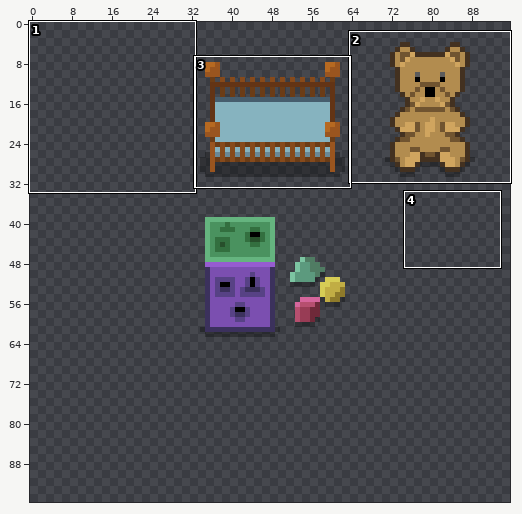
Edited in one commit: sprite sheet (assets/props/icons/buy_menu_icons.png). The first picture is a wide view before the edit; the outline marks the close-up.
Close-up. First the earlier version:
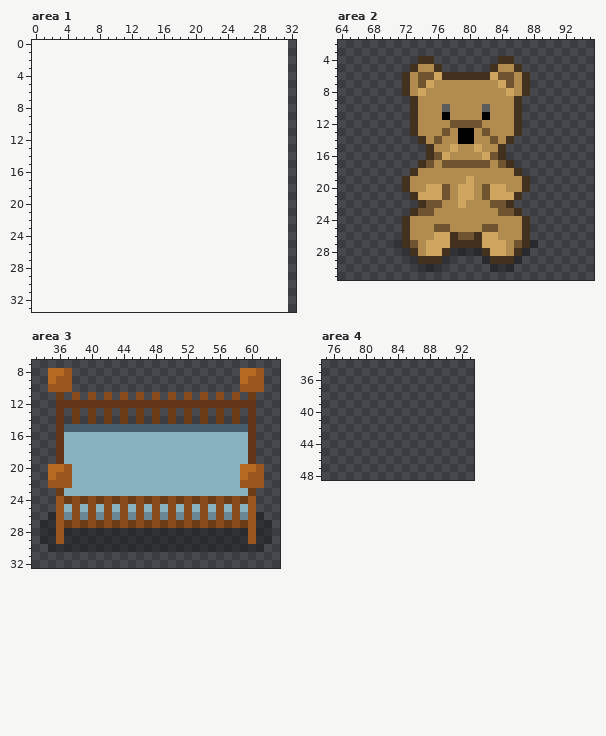
The file is 64x64 pixels. Colours within 5 levels of each other are drawn and written as one. Shown: area 1: x 0..32, y 0..33; area 2: x 64..95, y 2..31; area 3: x 33..63, y 7..32; area 4: x 75..93, y 34..48. The old version is drawn lined up with the new one, on the new canvas. The commit also changed other parts of the picture, which this record leaves out.
The same view after the edit:
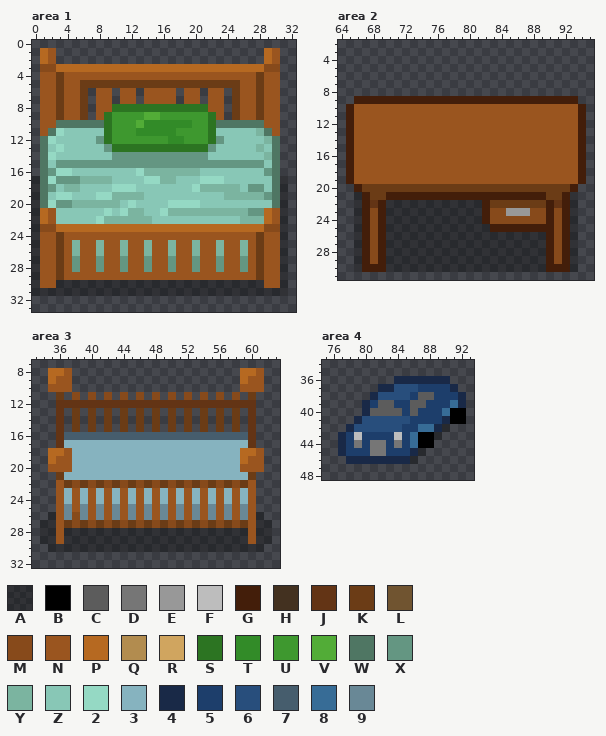
Palette (. is transparent): A #0000004d  B #000000  C #5c5c5c  D #767676  E #989898  F #bdbdbd  G #431e0a  H #433120  J #633415  K #6b3c16  L #705430  M #874a1b  N #9a551f  P #b66921  Q #b28c4f  R #d0a55f  S #2c7422  T #328b28  U #3e982f  V #52ac37  W #4f7663  X #649682  Y #7bb4a0  Z #88c7b6  2 #95d9c4  3 #86b3bf  4 #192947  5 #1d3e6b  6 #284e7c  7 #465d6d  8 #376c96  9 #698896
What changed:
canvas 64x64 -> 96x96, the old top-left corner now at 32,0
Area 1:
y 1..2: x 1..2 .. -> PN; x 29..30 .. -> PN
y 3: x 1..30 .............................. -> MMPPPPPPPPPPPPPPPPPPPPPPPPPPMM
y 4: x 1..30 .............................. -> NNKNNNNNNNNNNNNNNNNNNNNNNNNKNN
y 5: x 1..30 .............................. -> NNKNNKKKKKKKKKKKKKKKKKKKKNNKNN
y 6..7: x 1..6 ...... -> NNKNNK; x 8..9 .. -> NN; x 11..12 .. -> NN; x 14..17 .... -> NNNN; x 19..20 .. -> NN; x 22..23 .. -> NN; x 25..30 ...... -> KNNKNN
y 8: x 1..6 ...... -> NNKNNK; x 8..23 ................ -> NNSSSSSSSSSSSSNN; x 25..30 ...... -> KNNKNN
y 9: x 1..6 ...... -> NNKNNK; x 8..23 ................ -> NSUUUUVVUUUUUUSN; x 25..30 ...... -> KNNKNN
y 10: x 1..30 .............................. -> NNWWWWWWSUUUVTTTTTTUUSWWWWWWNN
y 11: x 1..30 .............................. -> NW2ZZZZZSUUUTTTTTUUUUSZZZZZYWN
y 12: x 1..30 .............................. -> W2ZZZZZXSUUUUUUUTTUUUSXZZZZZYW
y 13: x 1..30 .............................. -> WZ2ZZZZZXSSSSSSSSSSSSXZZZZZYZW
y 14: x 1..30 .............................. -> W2ZZZZZZZXXXXXXXXXXXXZZZZZZZYW
y 15: x 1..30 .............................. -> WZXXXXXXXXXXXXXXXXXXXXXXXXXXZW
y 16: x 1..30 .............................. -> WX22ZZZZZZZZ2YYYYYYYZZZZZZZZXW
y 17: x 0..31 ................................ -> AW2XXXYYYYZZZZ22YYZZZ222ZZZZZZWA
y 18: x 0..31 ................................ -> AWXZYYZZZZ222ZZZZZZZ2YYYYYZXXZWA
y 19: x 0..31 ................................ -> AWZ22ZZZ22YYYYZZZZZZZZZZYYYYYXWA
y 20: x 0..31 ................................ -> AW2XXYYYYYYZ2ZZZZ2222ZZZZZZZZZWA
y 21: x 0..31 ................................ -> APNZZZZZZ2Z2YYZZ2YYYYYYYYYYXXPNA
y 22: x 0..31 ................................ -> APNZZZZZ2YYYYYYZZZZZZZZZZZYYYPNA
y 23: x 0..31 ................................ -> AMMPPPPPPPPPPPPPPPPPPPPPPPPPPMMA
y 24: x 0..31 ................................ -> ANNKNNNNNNNNNNNNNNNNNNNNNNNNKNNA
y 25..26: x 0..31 ................................ -> ANNKNYNNYNNYNNYNNYNNYNNYNNYNKNNA
y 27..28: x 0..31 ................................ -> ANNKNXNNXNNXNNXNNXNNXNNXNNXNKNNA
y 29: x 0..31 ................................ -> ANNKNNNNNNNNNNNNNNNNNNNNNNNNKNNA
y 30: x 0..31 ................................ -> ANNAAAAAAAAAAAAAAAAAAAAAAAAAANNA
y 31: x 0..31 ................................ -> AAAAAAAAAAAAAAAAAAAAAAAAAAAAAAAA
Area 2:
y 4: x 74..75 HH -> ..; x 84..85 HH -> ..
y 5: x 73..76 HQQH -> ....; x 83..86 HQQH -> ....
y 6: x 72..87 HQLLRHHHHHHRLLQH -> ................
y 7: x 72..87 HQLRQQQQQQQQRLQH -> ................
y 8: x 72..87 HQRQQQQQQQQQQRQH -> ................
y 9: x 66..93 .......HQQQQQQQQQQQQH....... -> GGGGGGGGGGGGGGGGGGGGGGGGGGGG
y 10: x 65..94 ........HQQQCQQQQCQQQH........ -> GNNNNNNNNNNNNNNNNNNNNNNNNNNNNG
y 11: x 65..94 ........HQQQBQQQQBQQQH........ -> GNNNNNNNNNNNNNNNNNNNNNNNNNNNNG
y 12: x 65..94 ........HQQQQLLLLQQQQH........ -> GNNNNNNNNNNNNNNNNNNNNNNNNNNNNG
y 13: x 65..94 ........HQQQLQBBQLQQQH........ -> GNNNNNNNNNNNNNNNNNNNNNNNNNNNNG
y 14: x 65..94 .........HQLQQBBQQLQH......... -> GNNNNNNNNNNNNNNNNNNNNNNNNNNNNG
y 15: x 65..94 ..........HQQRQQRQQH.......... -> GNNNNNNNNNNNNNNNNNNNNNNNNNNNNG
y 16: x 65..94 ..........HLRQQQQRLH.......... -> GNNNNNNNNNNNNNNNNNNNNNNNNNNNNG
y 17: x 65..94 .........HLQLLLLLLQLH......... -> GNNNNNNNNNNNNNNNNNNNNNNNNNNNNG
y 18: x 65..94 ........HQQQQQQQQQQQQH........ -> GNNNNNNNNNNNNNNNNNNNNNNNNNNNNG
y 19: x 65..94 .......HQQQQQQQRQQQQQQH....... -> GNNNNNNNNNNNNNNNNNNNNNNNNNNNNG
y 20: x 66..93 ......HQQRRLQRRQLRRQQH...... -> GKKKKKKKKKKKKKKKKKKKKKKKKKKG
y 21: x 66..93 .......HRRRLQRRQLRRRH....... -> AGKKGGGGGGGGGGGGGGGGGGGGKKGA
y 22: x 66..93 ........HLLQQRQQQLLH........ -> AGJGAAAAAAAAAAAAGKKKKKKKGJGA
y 23: x 66..93 .......HLLQQQQQQQQLLH....... -> AGMGAAAAAAAAAAAAGMMEEEMMGMGA
y 24: x 66..93 ......HQQQQQQQQQQQQQQH...... -> AGMGAAAAAAAAAAAAGMMMMMMMGMGA
y 25: x 66..93 ......HQQQLLQQQQLLQQQH...... -> AGMGAAAAAAAAAAAAAGGGGGGGGMGA
y 26: x 66..93 ......HQQQRRHLLHRRQQQH...... -> AGMGAAAAAAAAAAAAAAAAAAAAGMGA
y 27: x 66..70 ..... -> AGMGA; x 72..87 HLQRRRHHHHRRRQLH -> AAAAAAAAAAAAAAAA; x 89..93 ..... -> AGMGA
y 28: x 66..71 ...... -> AGMGAA; x 73..77 HQRRH -> AAAAA; x 82..86 HRRQH -> AAAAA; x 88..93 ...... -> AAGMGA
y 29: x 66..72 ....... -> AGMGAAA; x 74..76 HHH -> AAA; x 78..81 .... -> AAAA; x 83..85 HHH -> AAA; x 87..93 ....... -> AAAGMGA
y 30: x 66..73 ........ -> AGGGAAAA; x 77..82 ...... -> AAAAAA; x 86..93 ........ -> AAAAGGGA
Area 3:
y 15: x 37..59 77777777777777777777777 -> .K.K.K.K.K.K.K.K.K.K.K.
y 16: x 37..59 33333333333333333333333 -> 77777777777777777777777
y 18: x 35..37 .J3 -> PPN; x 59..61 3J. -> PPN
y 19: x 35..37 .J3 -> PNN; x 59..61 3J. -> PNN
y 20: x 35..36 PP -> NN; x 59..60 PP -> NN
y 21: x 35..37 PNN -> .K3; x 59..61 PNN -> 3K.
y 22: x 35 N -> .; x 37..59 N333333333333333333333N -> KMKMKMKMKMKMKMKMKMKMKMK; x 61 N -> .
y 23: x 36 K -> N; x 38 3 -> N; x 40 3 -> N; x 42 3 -> N; x 44 3 -> N; x 46 3 -> N; x 48 3 -> N; x 50 3 -> N; x 52 3 -> N; x 54 3 -> N; x 56 3 -> N; x 58 3 -> N; x 60 K -> N
y 24: x 37..59 KMKMKMKMKMKMKMKMKMKMKMK -> 3N3N3N3N3N3N3N3N3N3N3N3
y 25: x 37..59 3M3M3M3M3M3M3M3M3M3M3M3 -> 9N9N9N9N9N9N9N9N9N9N9N9
y 26: x 40 M -> N; x 42 M -> N; x 44 M -> N; x 46 M -> N; x 48 M -> N; x 50 M -> N; x 52 M -> N; x 54 M -> N; x 56 M -> N; x 58 M -> N
Area 4:
y 36: x 84..90 ....... -> 4444444
y 37: x 82..91 .......... -> 4466655554
y 38: x 81..92 ............ -> 466665CC5554
y 39: x 80..92 ............. -> 45CC55CC55584
y 40: x 80..92 ............. -> 4CCCC5C5558BB
y 41: x 79..92 .............. -> 466666655554BB
y 42: x 78..90 ............. -> 466666655884A
y 43: x 77..89 ............. -> 45F5555F58BBA
y 44: x 77..88 ............ -> 45D5DD5D58BB
y 45: x 77..87 ........... -> 4555DD5554A
y 46: x 78..86 ......... -> 44444444A
